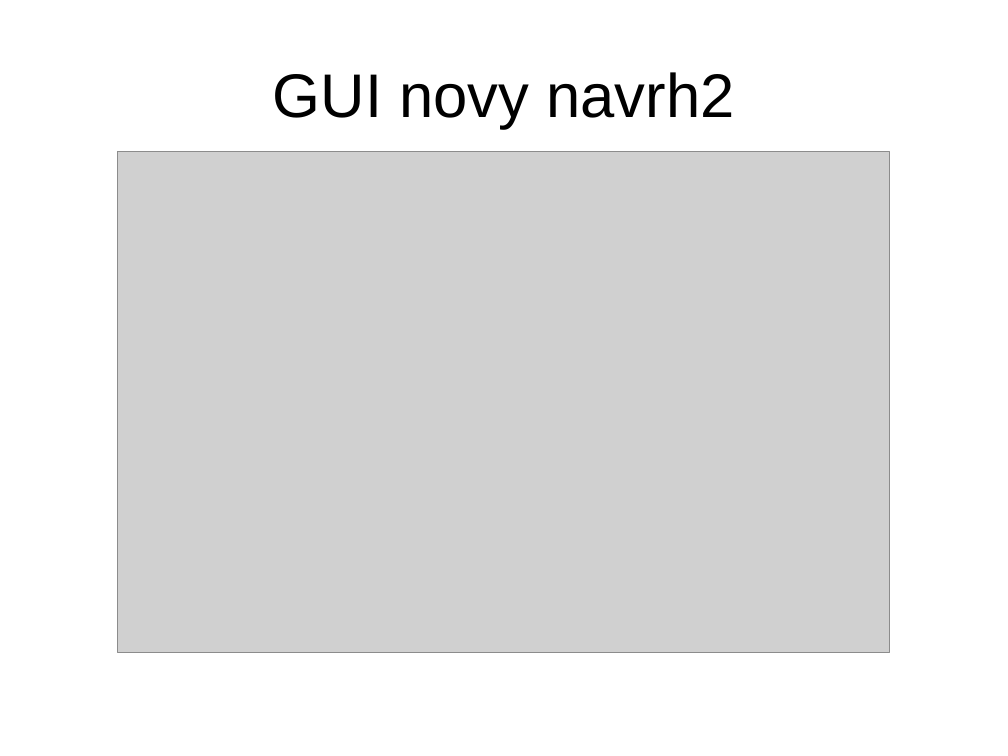
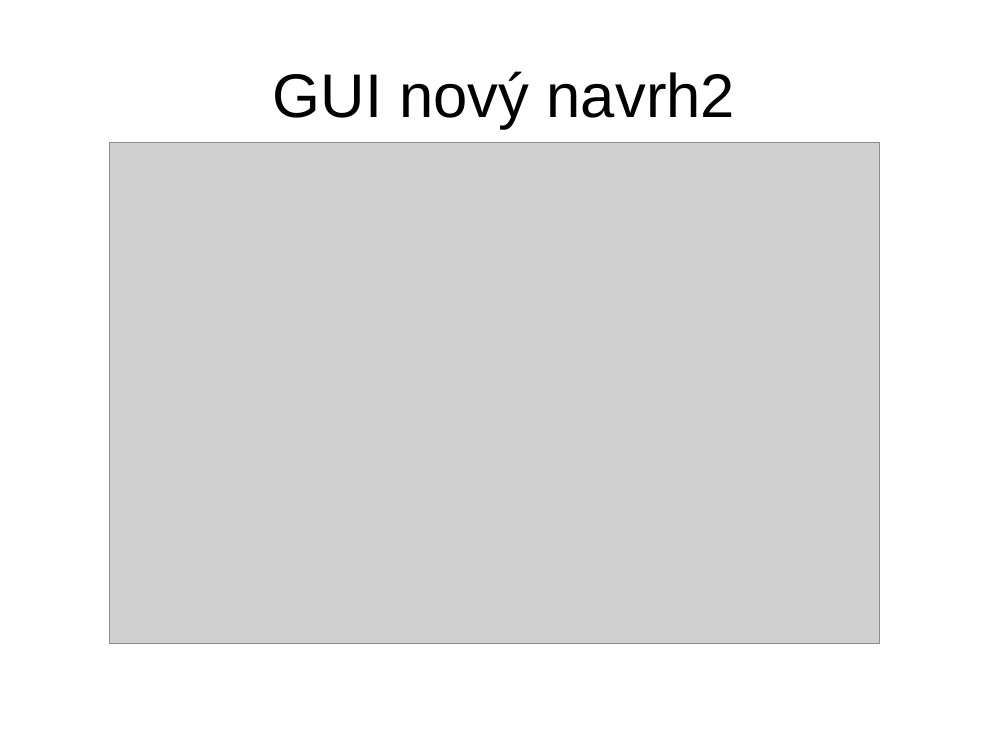
Before and after one commit to estamina/roomers, a slide deck: slide 9 of doc/chat.stano.ppt. Drawn at 1008x756 pixels with LibreOffice and Linux fonts; fonts in the diff are those of the drawing; grey boxes stand for pictures; background and template pictures are left out. Boxes give left, top, right and bottom in pixels: in the first picture for what was removed or moved away, otherwise in the second. Text is boxed around its words. In the diff, an @@ line names an element or a change of style, - is before the commit and + after.

```diff
--- a/doc/chat.stano.ppt
+++ b/doc/chat.stano.ppt
@@ title at (x1=273, y1=71, x2=735, y2=129): text changed @@
-GUI novy navrh2
+GUI nový navrh2
@@ picture moved from (x1=118, y1=151, x2=889, y2=652) to (x1=109, y1=143, x2=879, y2=644) @@
```
Also in this commit, not shown: 3 other slides changed, 4 slides added.
